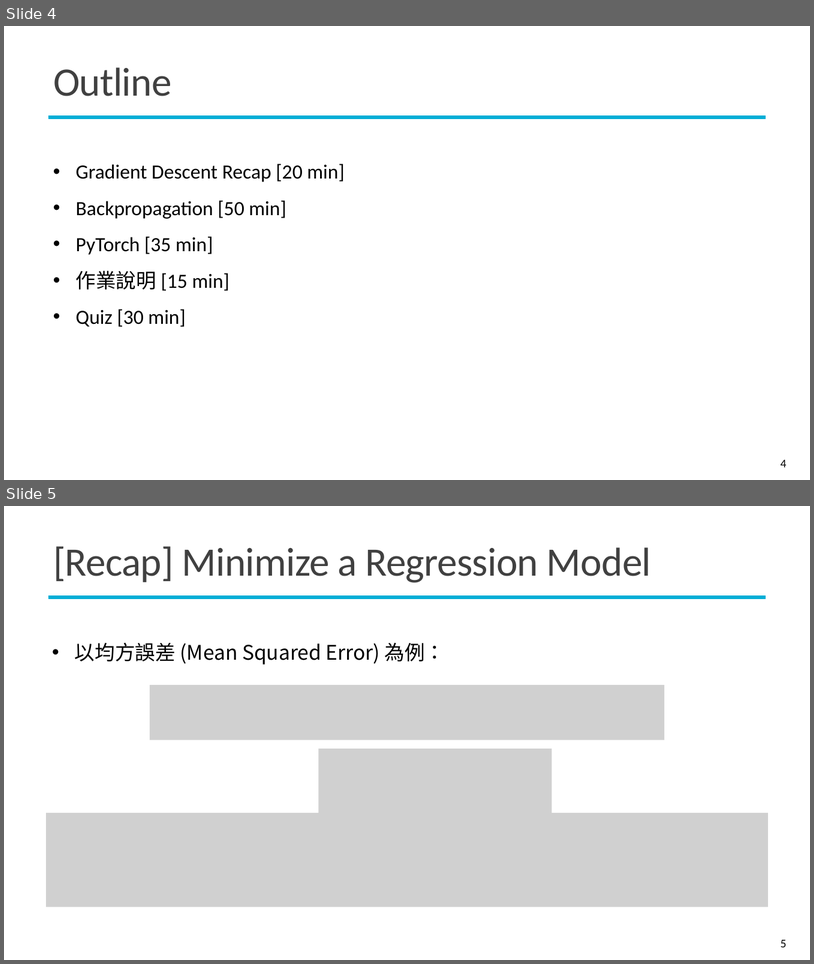
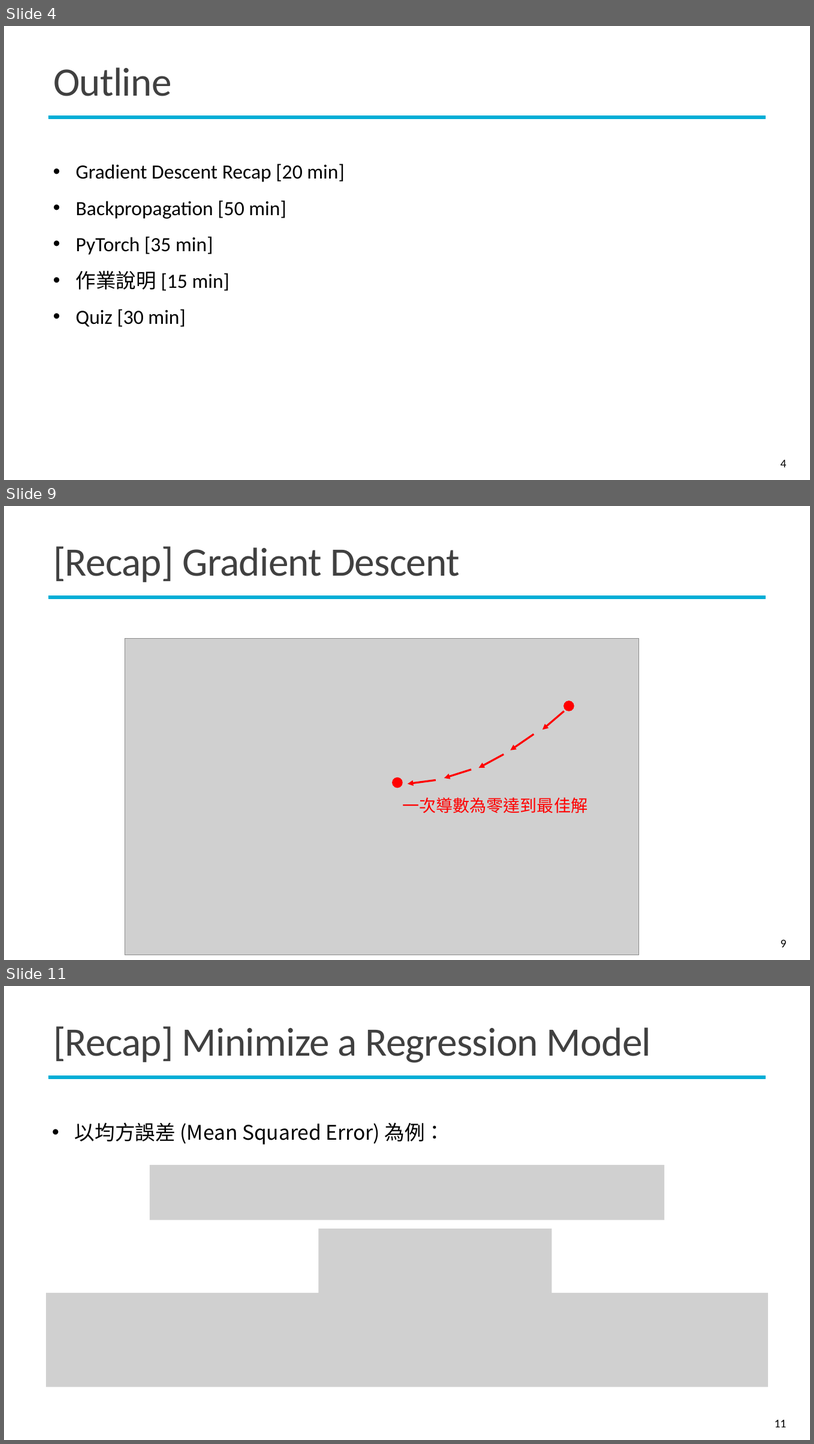
Before and after one commit to mcps5601/CGUDL_2025_Spring, a slide deck: slides/backprop_0303.pptx. Shown one above the other, each under a label of ours: slides 4 and 5 before the commit, slides 4, 9 and 11 after it; the slides between them are not shown. The pictures are 814x964 and 814x1444 pixels, drawn with LibreOffice and Linux fonts; fonts in the diff are those of the drawing; grey boxes stand for pictures; background and template pictures are left out. Boxes give left, top, right and bottom in pixels: in the first picture for what was removed or moved away, otherwise in the second. Text is boxed around its words. In the diff, an @@ line names an element or a change of style, - is before the commit and + after.

```diff
--- a/slides/backprop_0303.pptx
+++ b/slides/backprop_0303.pptx
@@ slide 9 added at [4, 506, 810, 960], background #FFFFFF; not listed: 1 template element that a slide beside it also shows @@
@@ title added at [53, 546, 460, 582], 48 pt, text #404040 @@
+[Recap] Gradient Descent
@@ picture added at [125, 639, 639, 955] @@
@@ ellipse added at [565, 701, 575, 711], fill #FF0000, outline #FF0000 1.25 pt @@
@@ arrow added from (564, 711) to (543, 729), #FF0000 2.25 pt @@
@@ arrow added from (534, 734) to (511, 750), #FF0000 2.25 pt @@
@@ arrow added from (504, 754) to (479, 768), #FF0000 2.25 pt @@
@@ arrow added from (471, 769) to (444, 778), #FF0000 2.25 pt @@
@@ ellipse added at [393, 778, 402, 787], fill #FF0000, outline #FF0000 1.25 pt @@
@@ arrow added from (436, 780) to (408, 784), #FF0000 2.25 pt @@
@@ text added at [403, 797, 588, 813], 20 pt, text #FF0000 @@
+一次導數為零達到最佳解
@@ page number added at [781, 939, 787, 947], 14 pt, text #000000 @@
+9
@@ what was slide 5 is now slide 11 @@
@@ page number at [775, 1419, 787, 1427]: text changed @@
-5
+11
```
Also in this commit, not shown: 11 slides changed, 8 other slides added, 1 slide removed, 1 other file.
